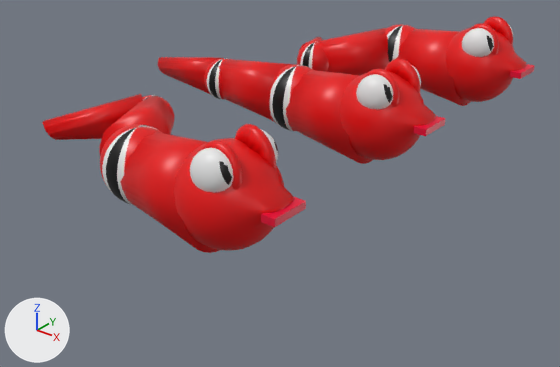
Renders of the FBX model Assets/Models/snakeMobb.fbx from each side of a commit.
The view is the same before and after, from a 50 mm lens placed at (8.27, -8.84, 7.36), pointed at (-2.35, 4.44, -0.87). The lights are fixed; the arrows at lower left show +X, +Y and +Z.

The older version as bpy lines, for what is in view:
```python
ob_snake_still = bpy.data.objects.new('Snake Still', me_torus_004)
ob_snake_still.location = (0.03, 5.8, 1.77)
ob_snake_still.rotation_euler = (0.545, -1.466, -2.252)  # degrees (31, -84, -129)
ob_snake_still.scale = (-0.49, -0.399, -0.43)
ob_snakeleft = bpy.data.objects.new('SnakeLeft', me_torus_006)
ob_snakeleft.location = (0.03, 0.75, 1.77)
ob_snakeleft.rotation_euler = (0.545, -1.466, -2.252)  # degrees (31, -84, -129)
ob_snakeleft.scale = (-0.49, -0.399, -0.43)
ob_snakeright = bpy.data.objects.new('SnakeRight', me_torus_001)
ob_snakeright.location = (0.01, 9.77, 1.75)
ob_snakeright.rotation_euler = (0.545, -1.466, 1.03)  # degrees (31, -84, 59)
ob_snakeright.scale = (-0.49, -0.399, -0.43)
```
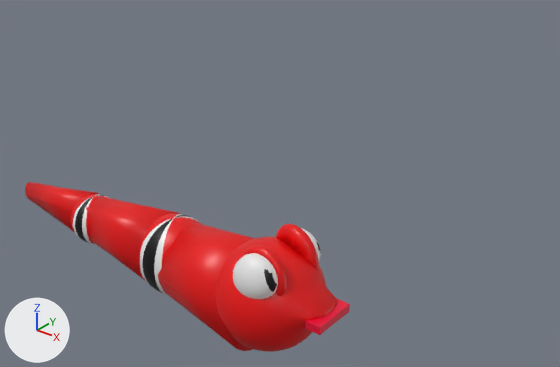
The newer file is also turned or shifted as a whole; pictures and numbers use the older file's frame.

Edits to the bpy script that builds the scene:
```text
Change me_torus_004:
    where me_torus_004.from_pydata(...)  # 3762 vertices, 3820 faces; spans x -1.4..3.6, y -3.1..18.2, z -1.0..3.9
    used by ob_snake_still; location = (0.03, 5.8, 1.77); rotation_euler = (0.545, -1.466, -2.252), in degrees (31, -84, -129); scale = (-0.49, -0.399, -0.43)
    me_torus_004 part 1: the whole mesh is multiplied about its middle by the matrix ((0.032, -0.394, -0.057), (0.04, 0.055, -0.424), (-0.487, -0.022, -0.038)), then moved by (-2.9, -7.2, -1.9)
Remove ob_snakeright:
    ob_snakeright = bpy.data.objects.new('SnakeRight', me_torus_001)
    ob_snakeright.location = (0.01, 9.77, 1.75)
    ob_snakeright.rotation_euler = (0.545, -1.466, 1.03)  # degrees (31, -84, 59)
    ob_snakeright.scale = (-0.49, -0.399, -0.43)
Change ob_snake_still:
    ob_snake_still.rotation_euler: (0.545, -1.466, -2.252) -> (0.0, 0.0, 0.0)  # degrees (31, -84, -129) -> degrees (0, 0, 0)
    ob_snake_still.scale: (-0.49, -0.399, -0.43) -> (1.0, 1.0, 1.0)
    ob_snake_still.location: (0.03, 5.8, 1.77) -> (0.0, 0.0, 0.0)
Remove ob_snakeleft:
    ob_snakeleft = bpy.data.objects.new('SnakeLeft', me_torus_006)
    ob_snakeleft.location = (0.03, 0.75, 1.77)
    ob_snakeleft.rotation_euler = (0.545, -1.466, -2.252)  # degrees (31, -84, -129)
    ob_snakeleft.scale = (-0.49, -0.399, -0.43)
```

What differs and where, as boxes [x1, y1, x2, y2] in the pictures (560 x 367 px):
'Snake Still', reshaped, moved, turned, rescaled
    before: [158, 57, 445, 164]
    after: [25, 182, 350, 352]
'SnakeLeft', deleted (red)
    before: [42, 94, 306, 253]
    faces in mat_material_019 (red #e70002): [42, 94, 294, 253]
    faces in mat_material_018 (white #e7e7e7): [102, 95, 278, 205]
    faces in mat_material_017 (black #000000): [106, 97, 278, 204]
    faces in mat_material_016 (red #e70035): [261, 197, 306, 227]
'SnakeRight', deleted (red)
    before: [297, 16, 535, 106]
    faces in mat_material_001 (red #e70002): [297, 16, 526, 106]
    faces in mat_material_003 (white #e7e7e7): [300, 25, 513, 69]
    faces in mat_material_004 (black #000000): [303, 25, 513, 67]
    faces in mat_material_005 (red #e70035): [510, 64, 535, 79]
